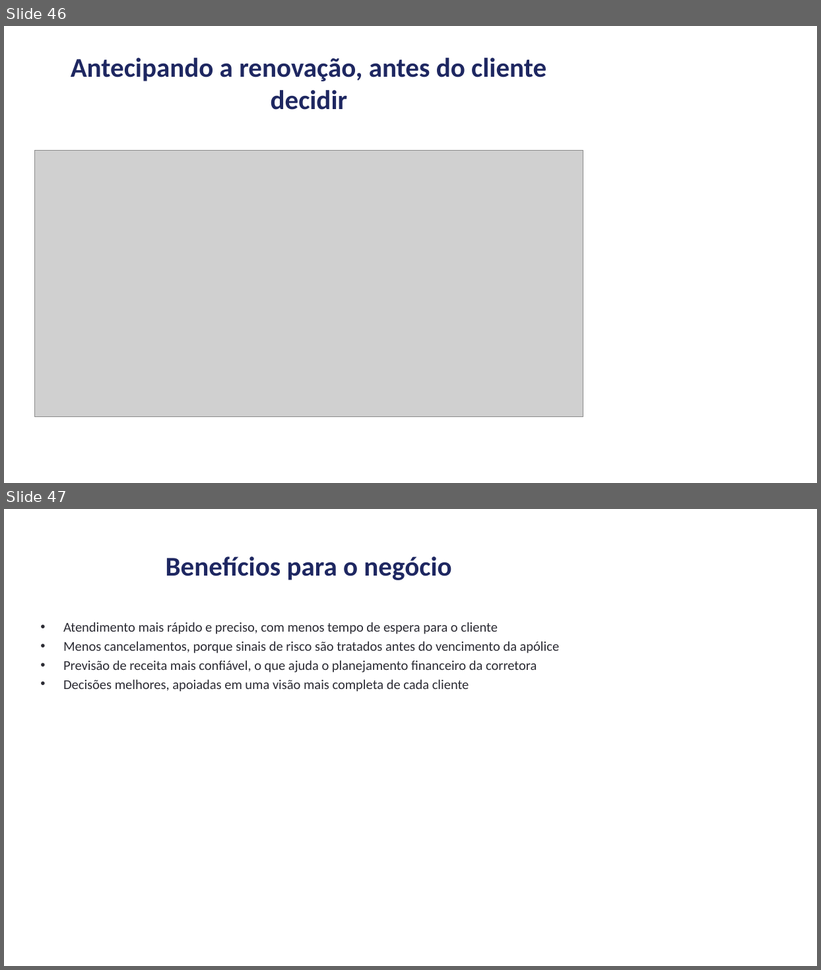
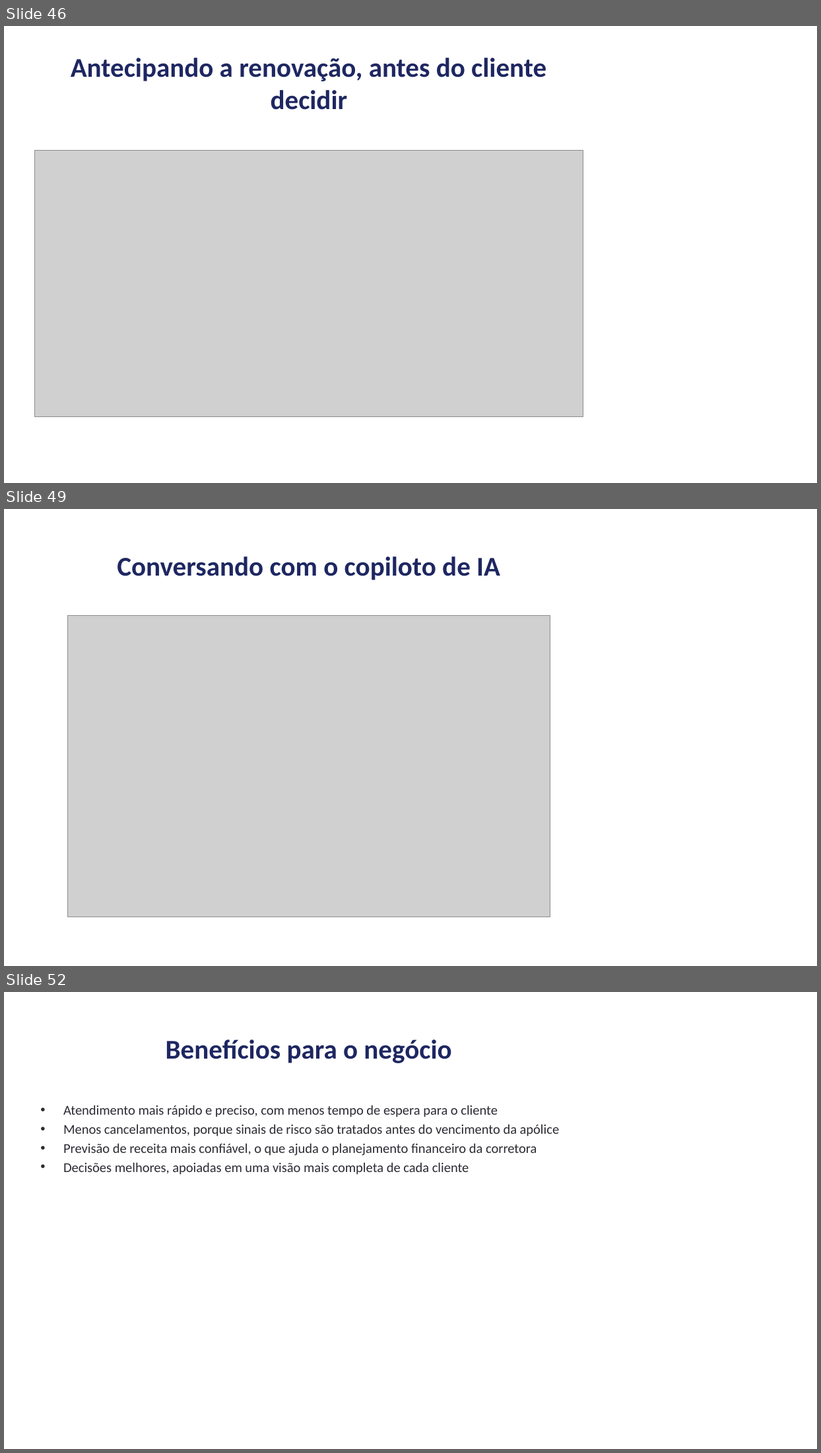
Before and after one commit to andrevberaldo/software-engineering, a slide deck: presentation/apresentacao.pptx. Shown one above the other, each under a label of ours: slides 46 and 47 before the commit, slides 46, 49 and 52 after it; the slides between them are not shown. The pictures are 821x970 and 821x1453 pixels, drawn with LibreOffice and Linux fonts; fonts in the diff are those of the drawing; grey boxes stand for pictures. Boxes give left, top, right and bottom in pixels: in the first picture for what was removed or moved away, otherwise in the second. Text is boxed around its words. In the diff, an @@ line names an element or a change of style, - is before the commit and + after.

```diff
--- a/presentation/apresentacao.pptx
+++ b/presentation/apresentacao.pptx
@@ slide 49 added at box(4, 509, 817, 966), background #FFFFFF @@
@@ title added at box(117, 557, 500, 580), 32 pt, text #1E2761, bold @@
+Conversando com o copiloto de IA
@@ picture added at box(67, 616, 550, 917) @@
@@ what was slide 47 is now slide 52 @@
```
Also in this commit, not shown: 4 other slides added, 6 other files.
